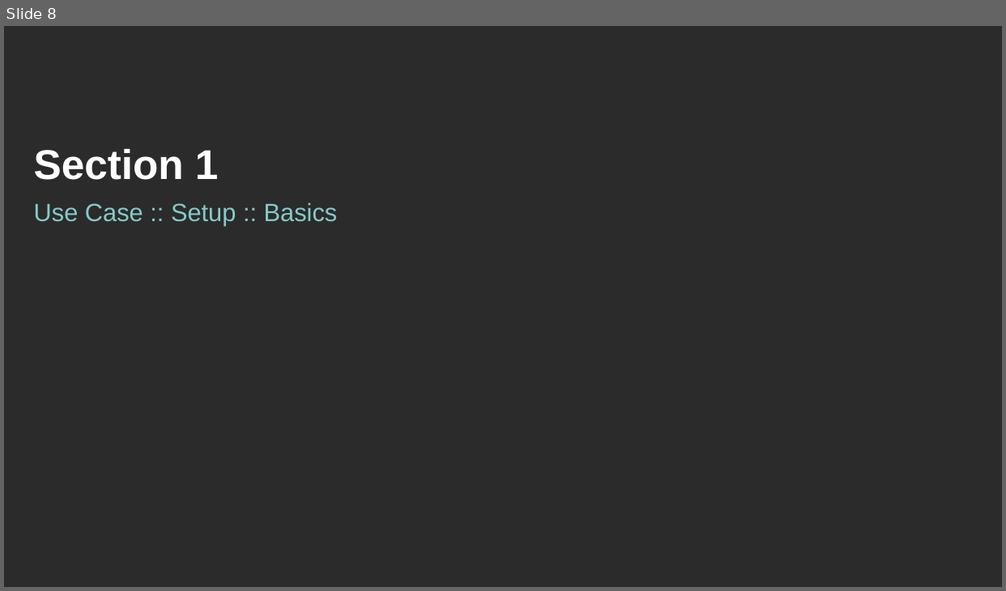
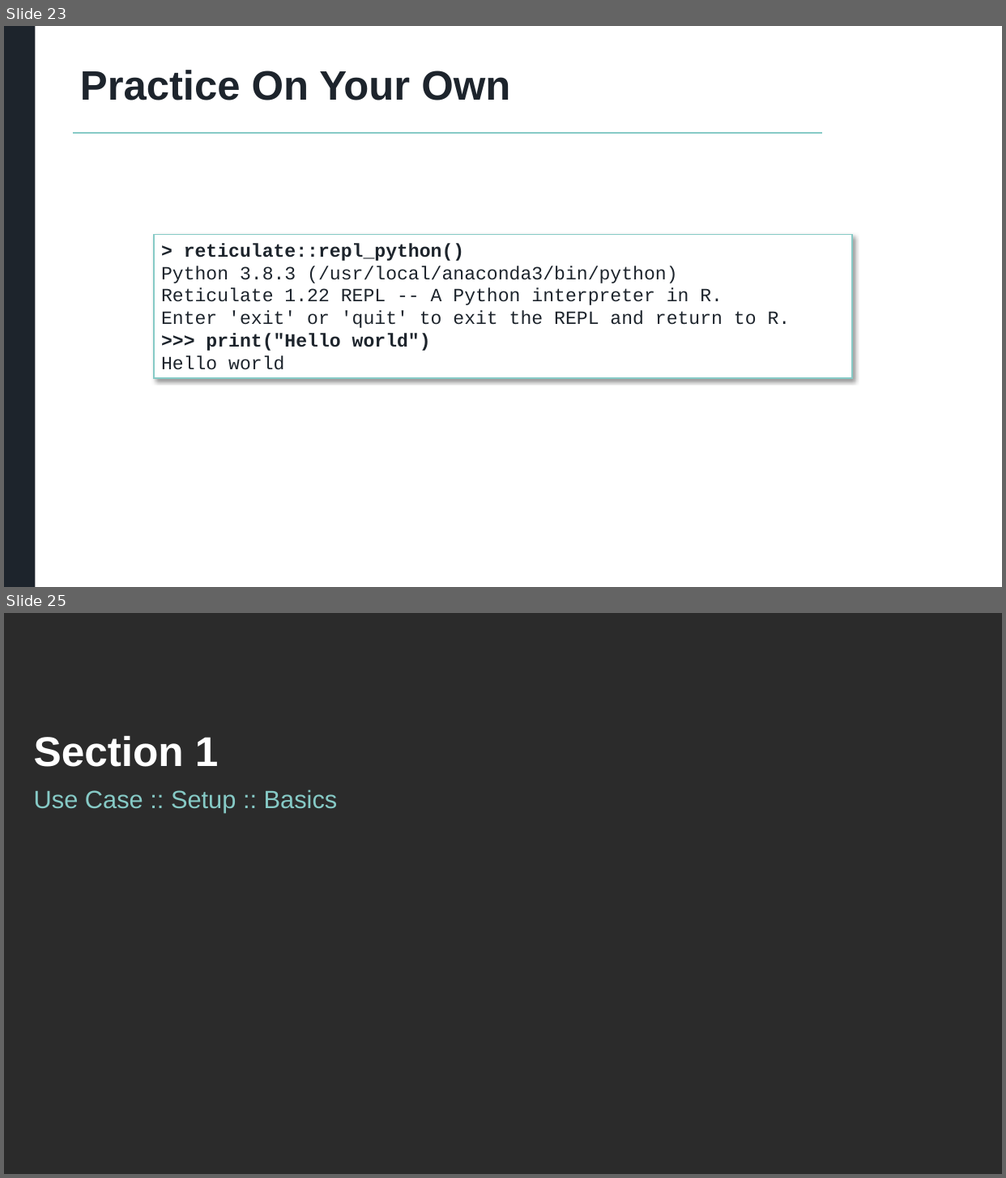
Before and after one commit to atorus-research/MultilingualMarkdown, a slide deck: MultilingualMarkdown.pptx. Shown one above the other, each under a label of ours: slide 8 before the commit, slides 23 and 25 after it; the slides between them are not shown. The pictures are 1006x591 and 1006x1178 pixels, drawn with LibreOffice and Linux fonts; fonts in the diff are those of the drawing; background and template pictures are left out; a plain dark background stands for a picture behind light text. Boxes give left, top, right and bottom in pixels: in the first picture for what was removed or moved away, otherwise in the second. Text is boxed around its words. In the diff, an @@ line names an element or a change of style, - is before the commit and + after.

```diff
--- a/MultilingualMarkdown.pptx
+++ b/MultilingualMarkdown.pptx
@@ slide 23 added at (4,26,1002,587), background #FFFFFF @@
@@ rectangle added at (4,26,36,587), fill #1D242C @@
@@ title added at (80,70,510,101), 39.6 pt, text #1D242C, bold @@
+Practice On Your Own
@@ line added from (73, 133) to (822, 133), #86CAC6 1 pt @@
@@ rectangle added at (154,235,852,378), fill #FFFFFF, outline #86CAC6 1 pt, 18 pt, text #1D242C @@
+> reticulate::repl_python()
+Python 3.8.3 (/usr/local/anaconda3/bin/python)
+Reticulate 1.22 REPL -- A Python interpreter in R.
+Enter 'exit' or 'quit' to exit the REPL and return to R.
+>>> print("Hello world")
+Hello world
@@ what was slide 8 is now slide 25 @@
```
Also in this commit, not shown: 8 slides changed, 17 other slides added, 1 slide removed.
